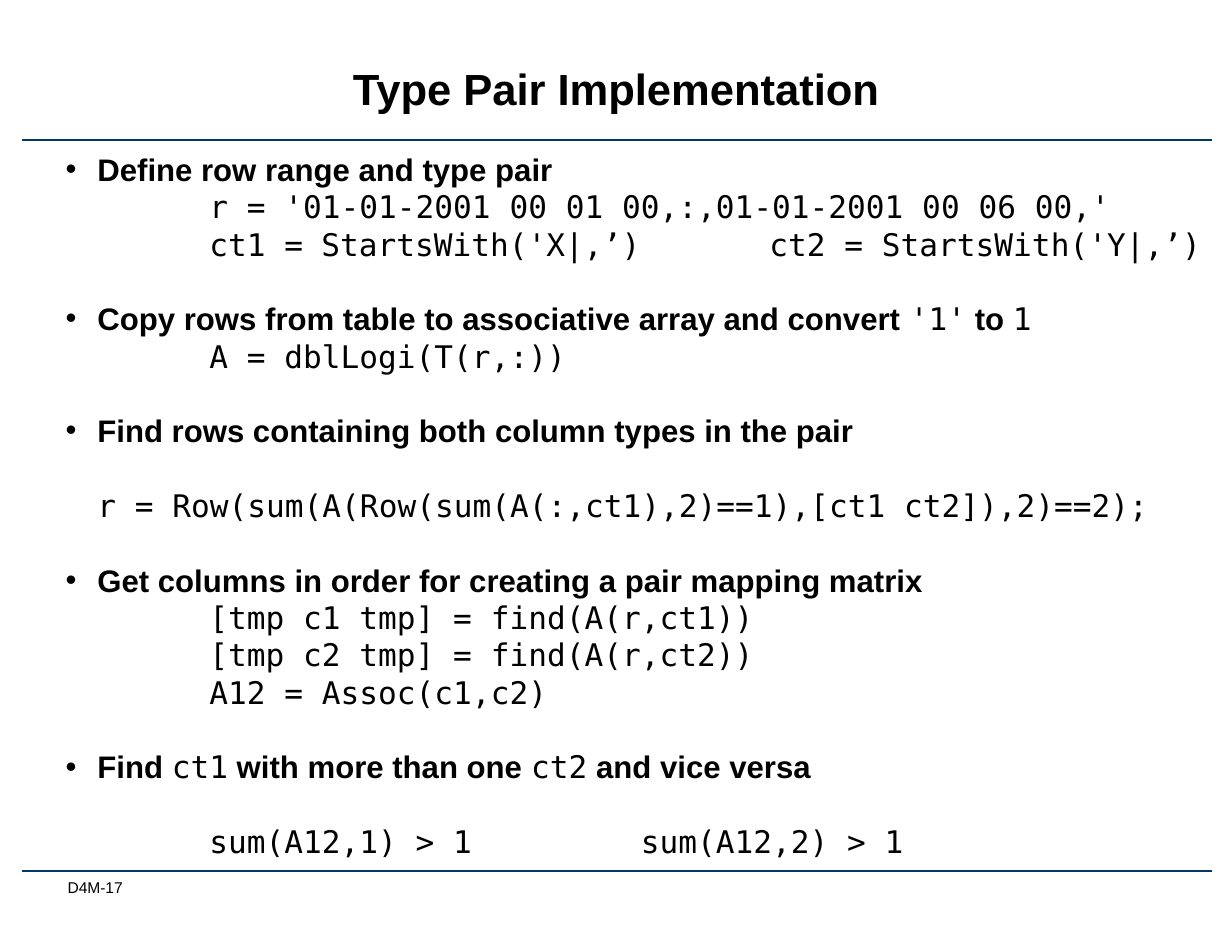
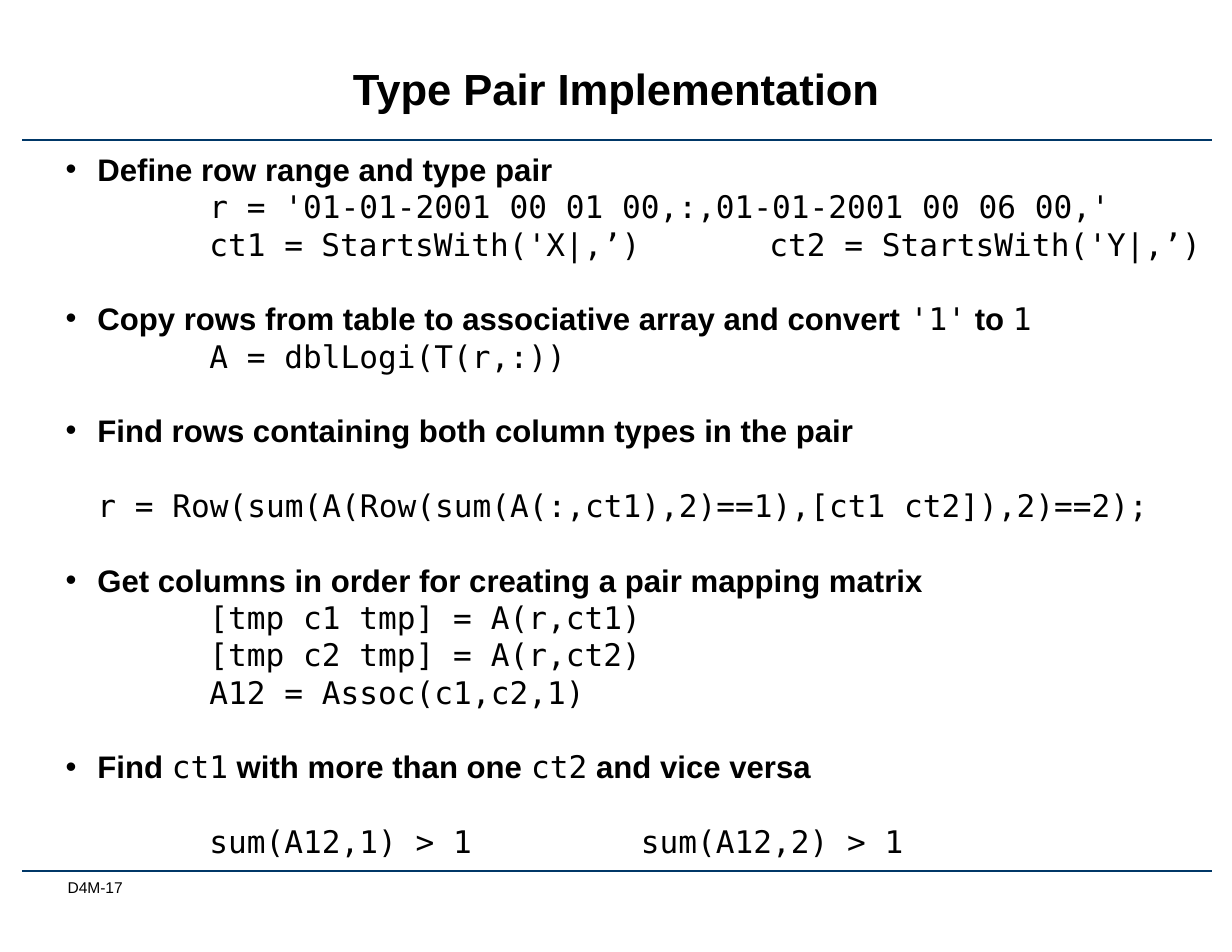
Before and after one commit to Accla/d4m, a slide deck: slide 17 of docs/Lec04-StructuredData.pptx. Drawn at 1232x952 pixels with LibreOffice and Linux fonts; fonts in the diff are those of the drawing; background and template pictures are left out. Boxes give left, top, right and bottom in pixels: in the first picture for what was removed or moved away, otherwise in the second. Text is boxed around its words. In the diff, an @@ line names an element or a change of style, - is before the commit and + after.

```diff
--- a/docs/Lec04-StructuredData.pptx
+++ b/docs/Lec04-StructuredData.pptx
@@ text at (209, 605, 641, 709): text changed @@
-[tmp c1 tmp] = find(A(r,ct1))
-[tmp c2 tmp] = find(A(r,ct2))
-A12 = Assoc(c1,c2)
+[tmp c1 tmp] = A(r,ct1)
+[tmp c2 tmp] = A(r,ct2)
+A12 = Assoc(c1,c2,1)
```
Also in this commit, not shown: 2 other slides changed, 2 other files.
